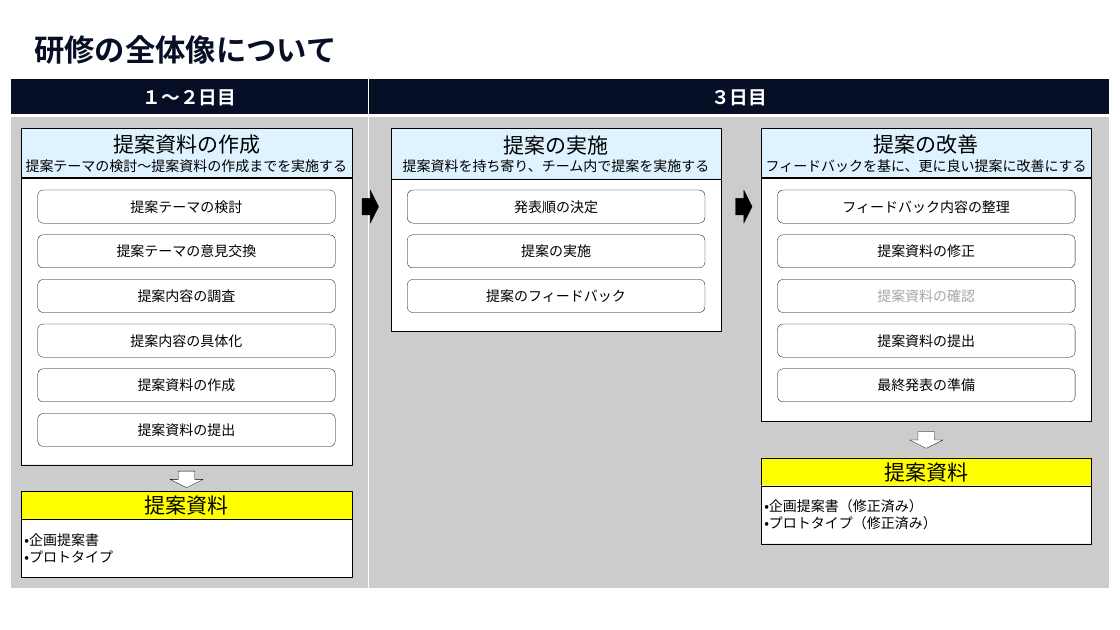
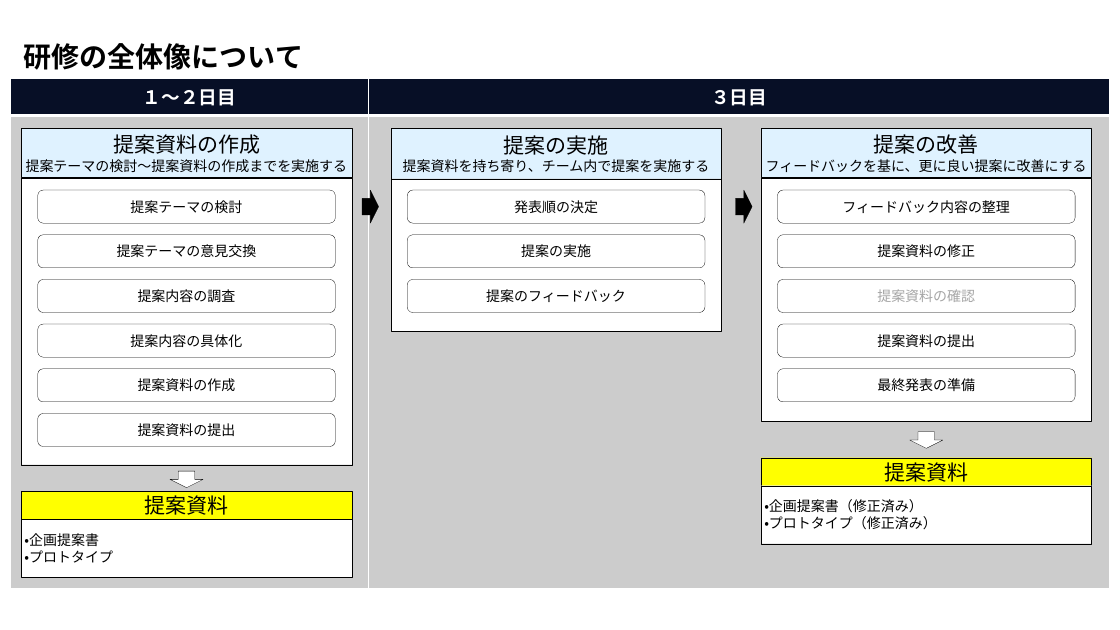
Before and after one commit to nishida2073/ai_navive, a slide deck: slide 2 of 00_オリエンテーション/【AI Native研修-提案研修】研修の概要.pptx. Drawn at 1120x630 pixels with LibreOffice and Linux fonts; fonts in the diff are those of the drawing. Boxes give left, top, right and bottom in pixels: in the first picture for what was removed or moved away, otherwise in the second. Text is boxed around its words. In the diff, an @@ line names an element or a change of style, - is before the commit and + after.

```diff
--- a/00_オリエンテーション/【AI Native研修-提案研修】研修の概要.pptx
+++ b/00_オリエンテーション/【AI Native研修-提案研修】研修の概要.pptx
@@ title "研修の全体像について": place and size @@
-title "研修の全体像について" at box(34, 35, 337, 64)
+title "研修の全体像について" at box(24, 43, 303, 70)
@@ title "研修の全体像について" at box(24, 43, 303, 70): size 26 to 24 pt, text colour #070F26 to #000000; line spacing 1 to 0.9; vertical alignment top to middle @@
```
Also in this commit, not shown: 4 other slides changed, 2 other files.
